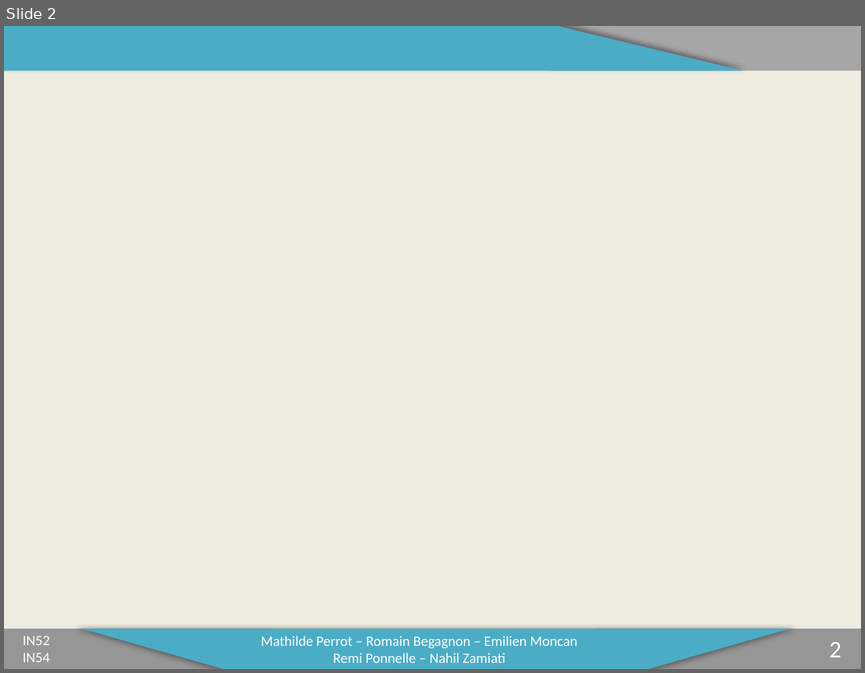
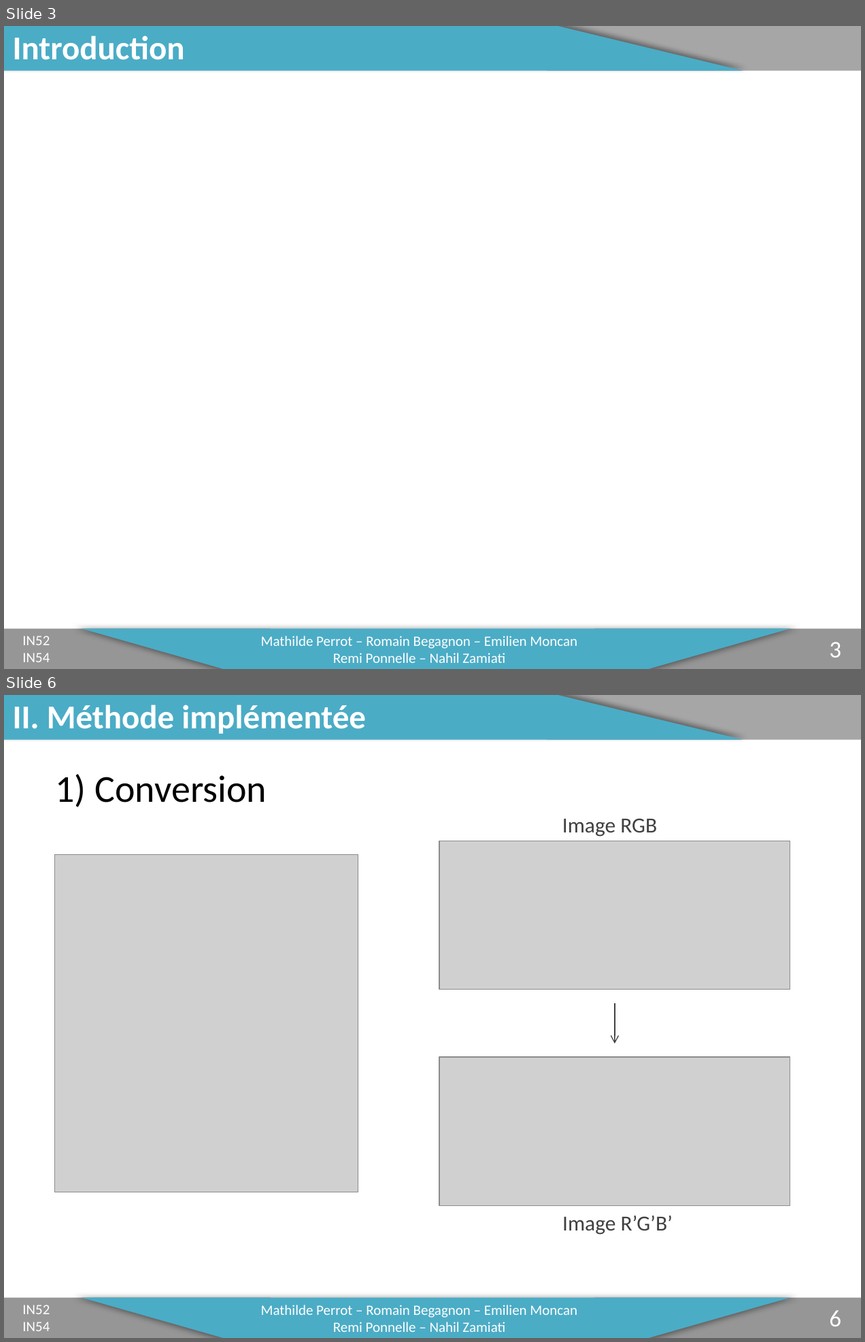
Before and after one commit to mathper/IN, a slide deck: Soutenance.pptx. Shown one above the other, each under a label of ours: slide 2 before the commit, slides 3 and 6 after it; the slides between them are not shown. The pictures are 865x673 and 865x1342 pixels, drawn with LibreOffice and Linux fonts; fonts in the diff are those of the drawing; grey boxes stand for pictures; background and template pictures are left out. Boxes give left, top, right and bottom in pixels: in the first picture for what was removed or moved away, otherwise in the second. Text is boxed around its words. In the diff, an @@ line names an element or a change of style, - is before the commit and + after.

Commit message:
Diapo - partie Méthode implémentée

```diff
--- a/Soutenance.pptx
+++ b/Soutenance.pptx
@@ slide 6 added at [4,695,861,1338], background #FFFFFF; not listed: 5 template elements that a slide beside it also shows @@
@@ title added at [13,705,366,734], 28 pt, text #FFFFFF, bold @@
+II. Méthode implémentée
@@ text added at [56,774,267,807], 32 pt, text #000000 @@
+1) Conversion
@@ text added at [562,818,657,836], 18 pt, text #404040 @@
+Image RGB
@@ picture added at [54,854,358,1192] @@
@@ picture added at [439,841,789,989] @@
@@ arrow added from (615, 1002) to (615, 1043), #404040 0.75 pt @@
@@ picture added at [439,1057,789,1205] @@
@@ text added at [562,1215,672,1234], 18 pt, text #404040 @@
+Image R’G’B’
@@ text added at [22,1304,50,1331], 12 pt, text #FFFFFF @@
+IN52
+IN54
@@ text added at [261,1304,577,1331], 12 pt, text #FFFFFF @@
+Mathilde Perrot – Romain Begagnon – Emilien Moncan
+Remi Ponnelle – Nahil Zamiati
@@ page number added at [829,1310,841,1326], 20 pt, text #FFFFFF @@
+6
@@ what was slide 2 is now slide 3 @@
@@ slide 3 changed as well @@
@@ background #EEECE1 to #FFFFFF @@
@@ title added at [13,36,185,60], 28 pt, text #FFFFFF, bold @@
+Introduction
@@ page number at [829,641,841,657]: text changed @@
-2
+3
```
Also in this commit, not shown: 1 other slide changed, 7 other slides added.
